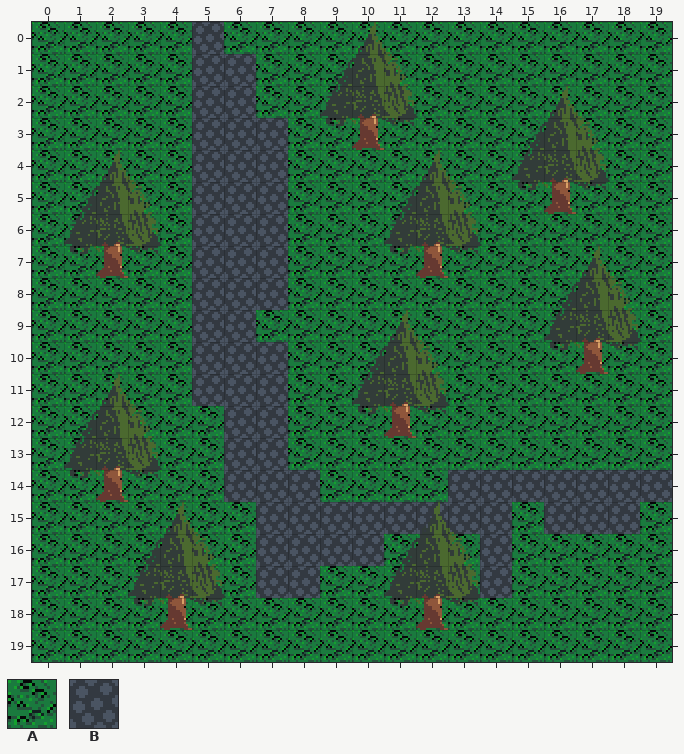
One commit to this Tiled map: Skygine-core/assets/maps/map-tiled.tmx. The picture above was drawn from the file before the commit.
Cells are 16x16 px. Shown: x 0..19, y 0..19.
Key: from "map-tiles": A 0, B 1.
_ is an empty cell, # one hidden under a higher layer.
Layers that did not change in this view are not listed.
Layer "ground" before, first column x 0:
 0 AAAAABAAAAAAAAAAAAAA
 1 AAAAABBAAAAAAAAAAAAA
 2 AAAAABBAAA#AAAAAAAAA
 3 AAAAABBBAAAAAAAAAAAA
 4 AAAAABBBAAAAAAAA#AAA
 5 AAAAABBBAAAAAAAAAAAA
 6 AA#AABBBAAAA#AAAAAAA
 7 AAAAABBBAAAAAAAAAAAA
 8 AAAAABBBAAAAAAAAAAAA
 9 AAAAABBAAAAAAAAAA#AA
10 AAAAABBBAAAAAAAAAAAA
11 AAAAABBBAAA#AAAAAAAA
12 AAAAAABBAAAAAAAAAAAA
13 AA#AAABBAAAAAAAAAAAA
14 AAAAAABBBAAAABBBBBBB
15 AAAAAAABBBBBBBBABBBA
16 AAAAAAABBBBAAABAAAAA
17 AAAA#AABBAAA#ABAAAAA
18 AAAAAAAAAAAAAAAAAAAA
19 AAAAAAAAAAAAAAAAAAAA
And afterwards:
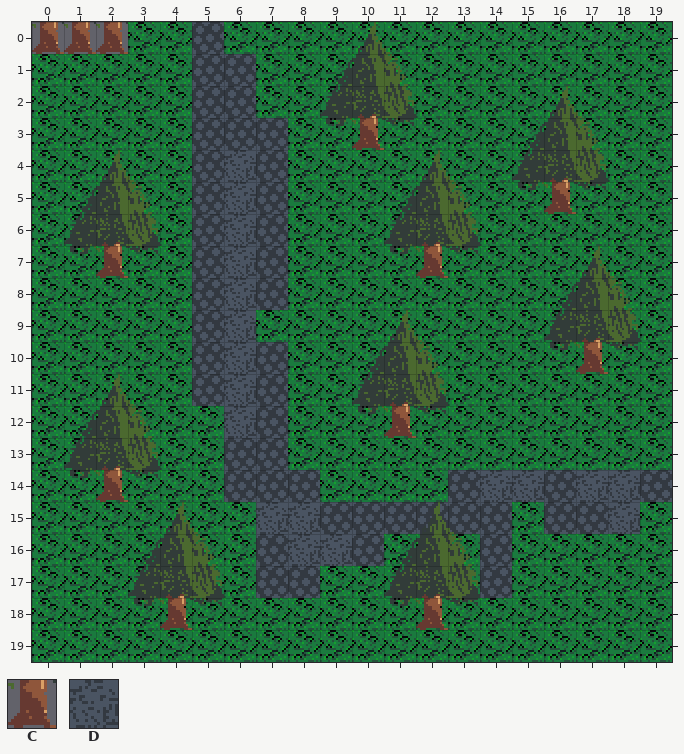
Further tiles: from "map-tiles": C 17; from "map-tiles-2": D 2.
Difference:
Changed rows in their new state; . is an unchanged cell.
Layer "ground":
first column x 0:
 0 CCC
first column x 6:
 4 D............
 5 D............
 6 D............
 7 D............
 8 D............
 9 D............
10 D............
11 D............
12 D............
14 ........DD.DD
15 .DD.........D
16 ..DD.........
Changed places in both pictures, as pixel boxes (x1, y1, x2, y2):
changed: (32, 22, 128, 54)
changed: (224, 150, 256, 438)
changed: (480, 470, 544, 502)
changed: (576, 470, 640, 534)
changed: (256, 502, 352, 566)
